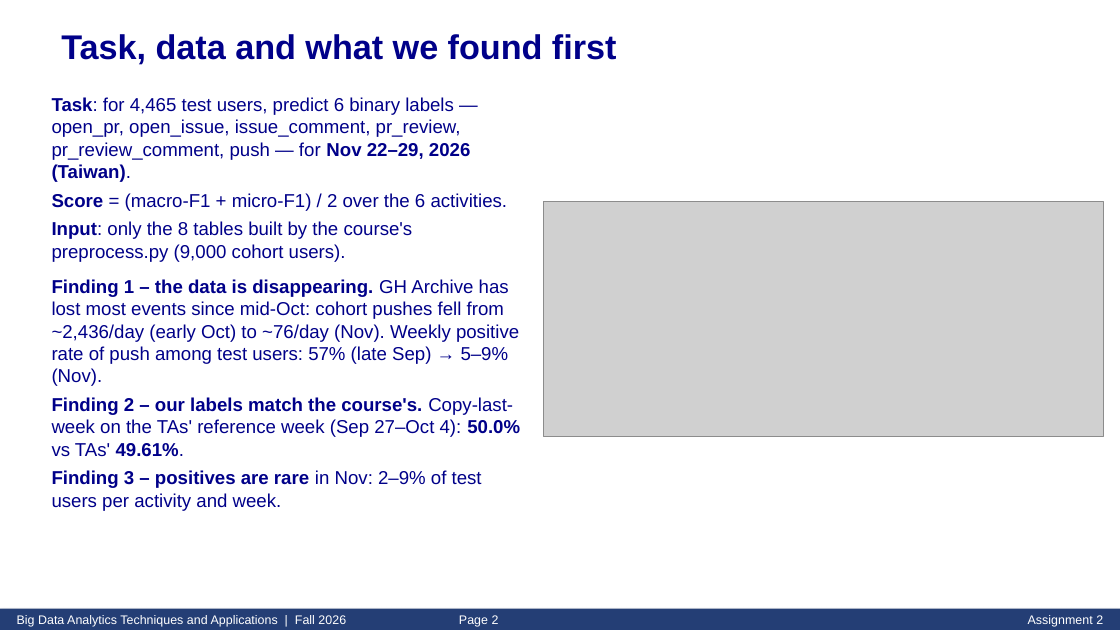
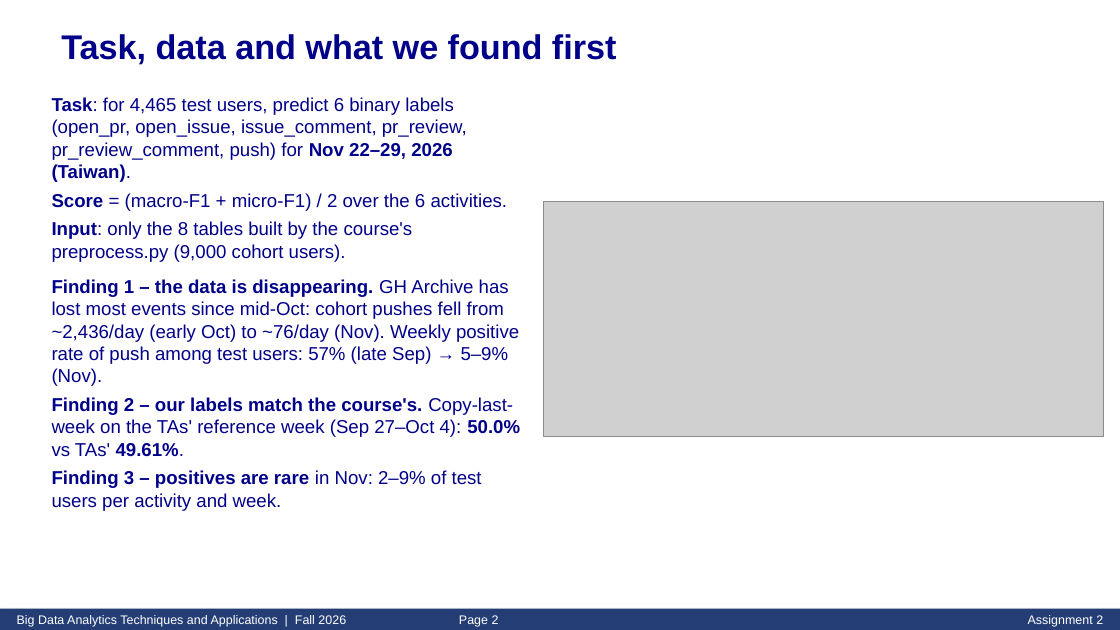
Before and after one commit to azamkhan555622848/LightGBM-and-the-graph-neural-network, a slide deck: slide 2 of slides/Asg2_413540002.pptx. Drawn at 1120x630 pixels with LibreOffice and Linux fonts; fonts in the diff are those of the drawing; grey boxes stand for pictures. Boxes give left, top, right and bottom in pixels: in the first picture for what was removed or moved away, otherwise in the second. Text is boxed around its words. In the diff, an @@ line names an element or a change of style, - is before the commit and + after.

```diff
--- a/slides/Asg2_413540002.pptx
+++ b/slides/Asg2_413540002.pptx
@@ text at (52,97,467,182): text changed @@
-Task: for 4,465 test users, predict 6 binary labels — open_pr, open_issue, issue_comment, pr_review, pr_review_comment, push — for Nov 22–29, 2026 (Taiwan).
+Task: for 4,465 test users, predict 6 binary labels (open_pr, open_issue, issue_comment, pr_review, pr_review_comment, push) for Nov 22–29, 2026 (Taiwan).
```
Also in this commit, not shown: 10 other slides changed, 4 other files.
